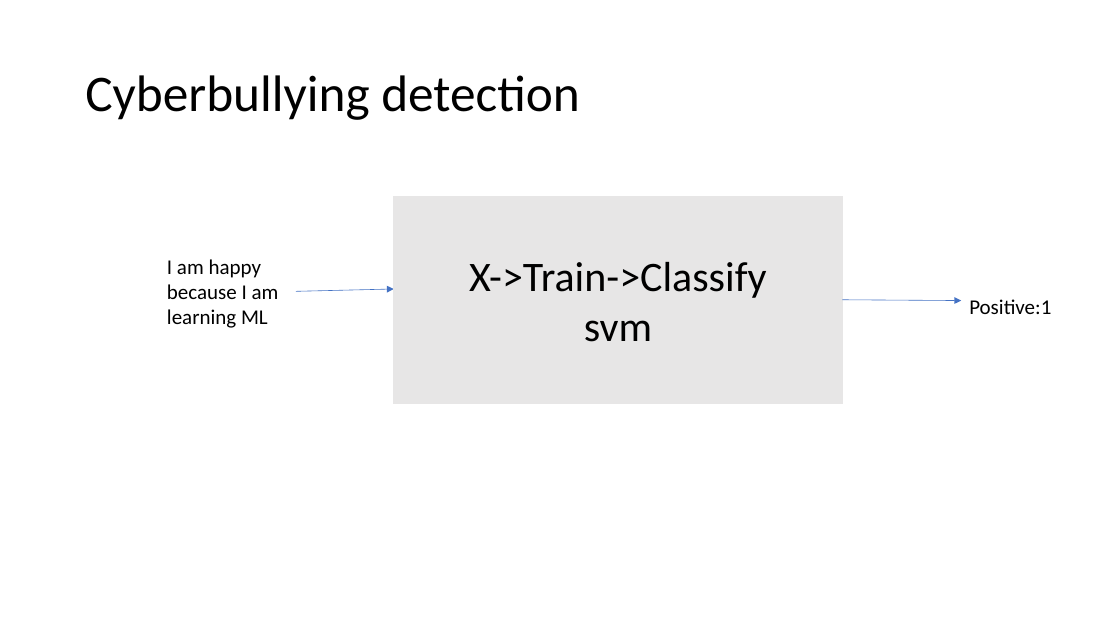
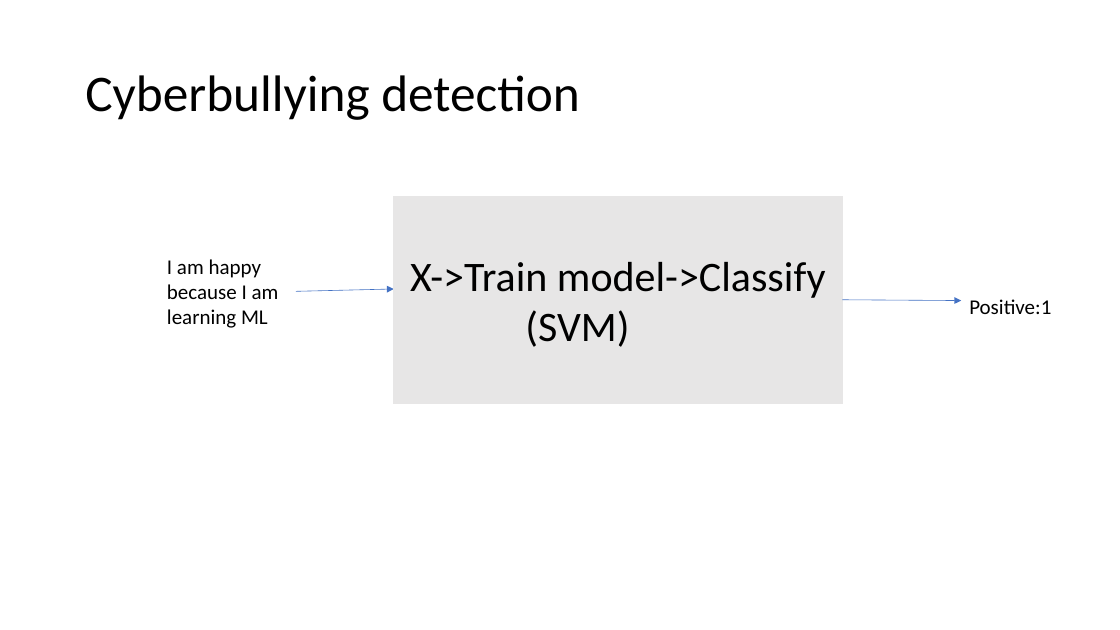
Before and after one commit to harshagarwal2245/Cyberbullying-detection-using-ml, a slide deck: slide 10 of Refrences/Cyberbullying detection using ml.pptx (slide 11 before the commit). Drawn at 1120x630 pixels with LibreOffice and Linux fonts; fonts in the diff are those of the drawing. Boxes give left, top, right and bottom in pixels: in the first picture for what was removed or moved away, otherwise in the second. Text is boxed around its words. In the diff, an @@ line names an element or a change of style, - is before the commit and + after.

```diff
--- a/Refrences/Cyberbullying detection using ml.pptx
+++ b/Refrences/Cyberbullying detection using ml.pptx
@@ text in rectangle at [410,262,826,347]: text changed @@
-X->Train->Classify
-svm
+X->Train model->Classify
+(SVM)
```
Also in this commit, not shown: 2 other slides changed, 1 slide removed, 21 other files.
